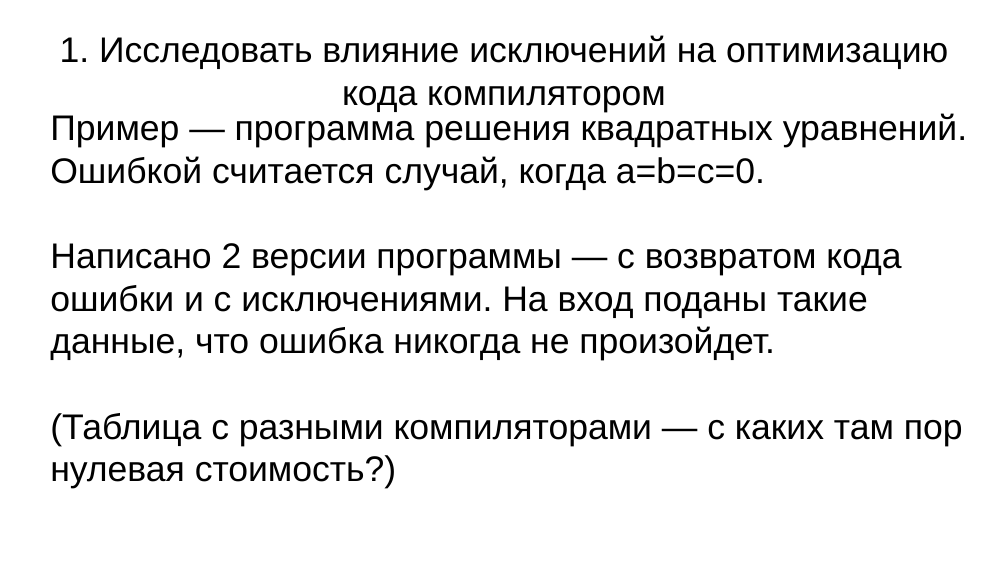
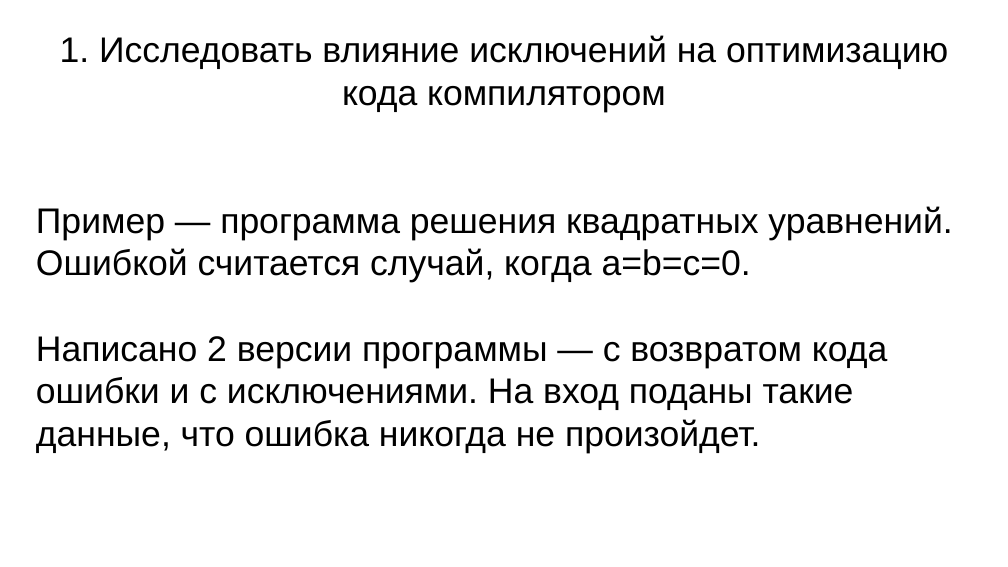
Before and after one commit to Leartiz/exception_research, a slide deck: slide 6 of about/presentation_v1.odp. Drawn at 1008x567 pixels with LibreOffice and Linux fonts; fonts in the diff are those of the drawing. Boxes give left, top, right and bottom in pixels: in the first picture for what was removed or moved away, otherwise in the second. Text is boxed around its words. In the diff, an @@ line names an element or a change of style, - is before the commit and + after.

Commit message:
upd presentation

```diff
--- a/about/presentation_v1.odp
+++ b/about/presentation_v1.odp
@@ subtitle "Пример — программа решения квадратных ...": place and size @@
-subtitle "Пример — программа решения квадратных ..." at (50,112,967,489)
+subtitle "Пример — программа решения квадратных ..." at (36,206,952,453)
@@ subtitle at (50,413,963,489): paragraph removed @@
-(Таблица с разными компиляторами — с каких там пор нулевая стоимость?)
```
Also in this commit, not shown: 1 other slide changed, 3 slides added, 2 other files.
